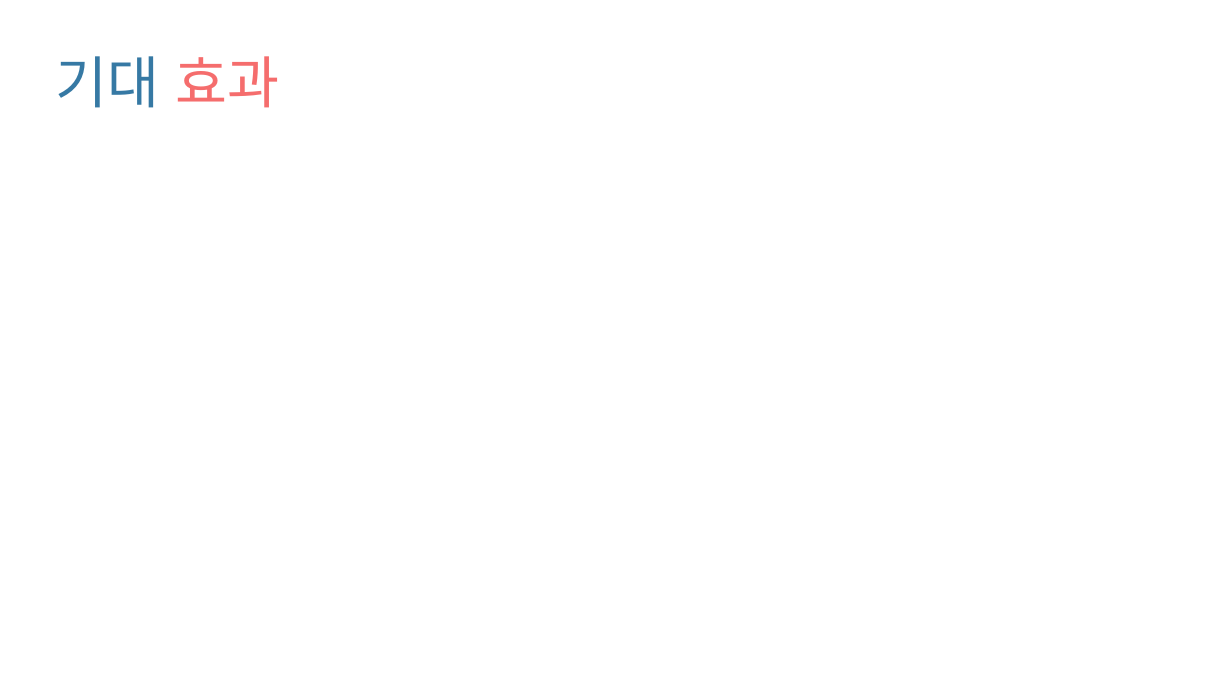
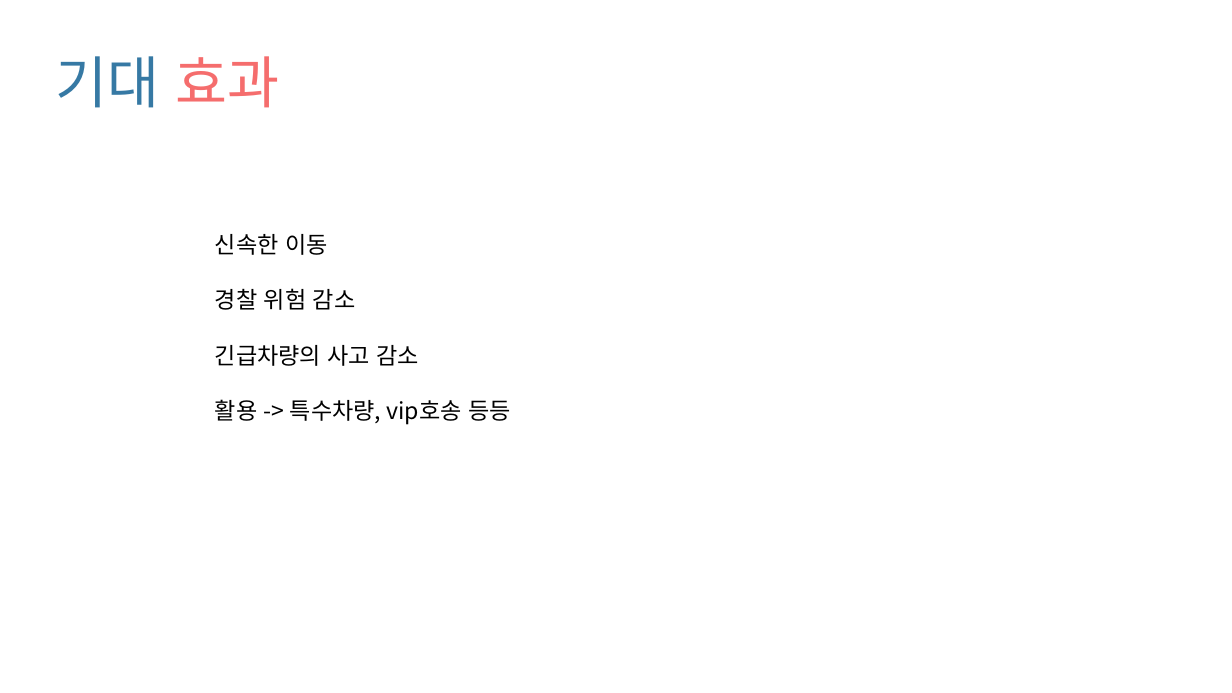
Before and after one commit to LeeJaesung2/DBASEV, a slide deck: slide 12 of docs/제안서 발표자료.pptx (slide 9 before the commit). Drawn at 1232x693 pixels with LibreOffice and Linux fonts; fonts in the diff are those of the drawing. Boxes give left, top, right and bottom in pixels: in the first picture for what was removed or moved away, otherwise in the second. Text is boxed around its words. In the diff, an @@ line names an element or a change of style, - is before the commit and + after.

```diff
--- a/docs/제안서 발표자료.pptx
+++ b/docs/제안서 발표자료.pptx
@@ text added at bbox=[215, 234, 511, 425], 18 pt, text #000000 @@
+신속한 이동
+경찰 위험 감소
+긴급차량의 사고 감소
+활용 -> 특수차량, vip호송 등등
```
Also in this commit, not shown: 4 other slides changed, 4 slides added.
